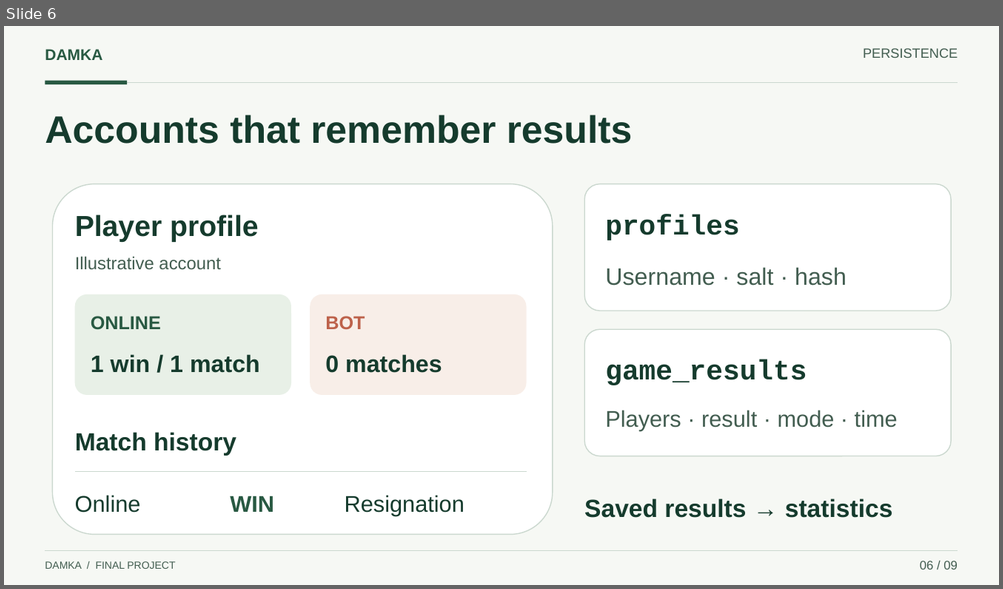
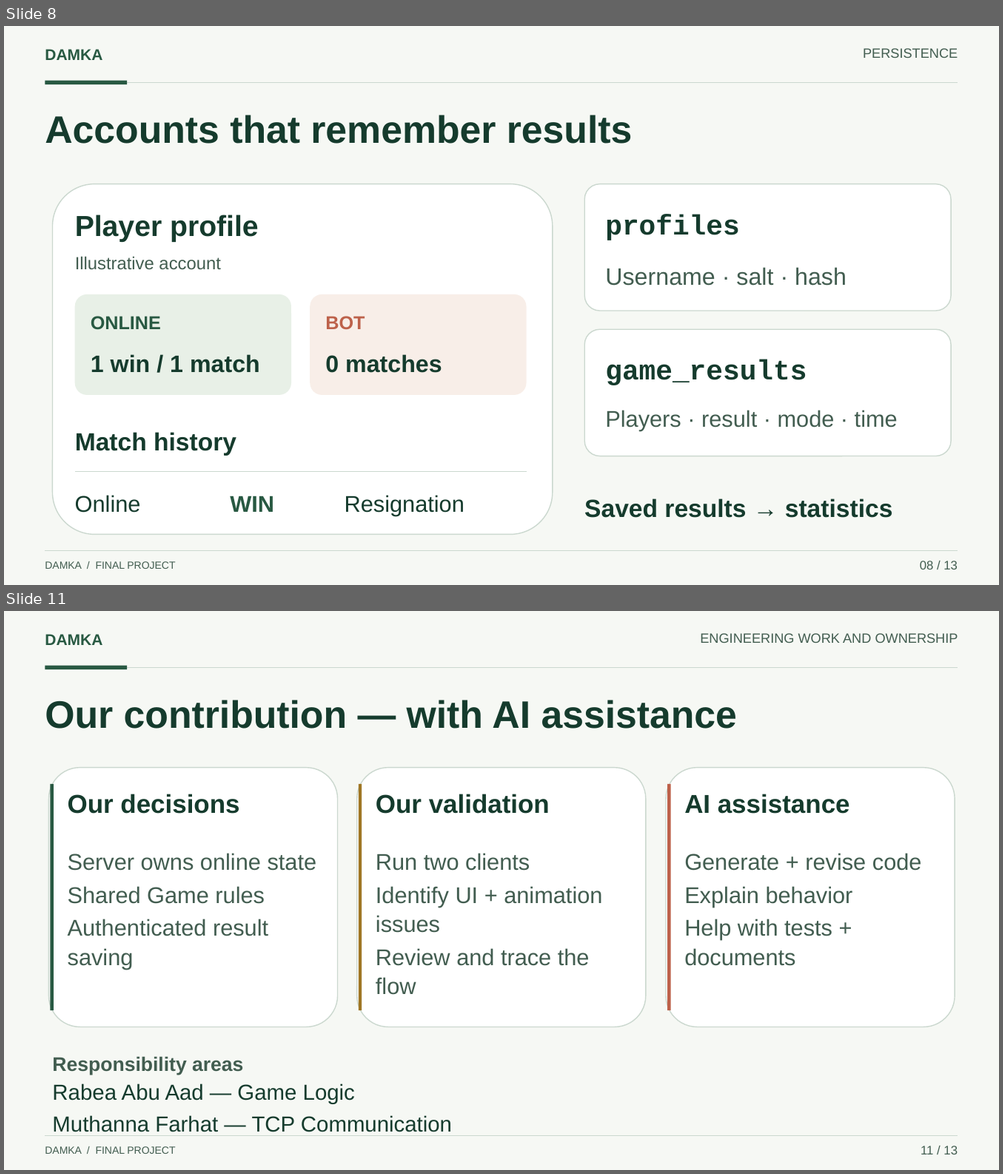
Before and after one commit to MuthannaFrhat/damka-game, a slide deck: docs/presentation/Damka_Presentation.pptx. Shown one above the other, each under a label of ours: slide 6 before the commit, slides 8 and 11 after it; the slides between them are not shown. The pictures are 1003x589 and 1003x1174 pixels, drawn with LibreOffice and Linux fonts; fonts in the diff are those of the drawing. Boxes give left, top, right and bottom in pixels: in the first picture for what was removed or moved away, otherwise in the second. Text is boxed around its words. In the diff, an @@ line names an element or a change of style, - is before the commit and + after.

Commit message:
Add technical architecture, challenges and contribution slides

```diff
--- a/docs/presentation/Damka_Presentation.pptx
+++ b/docs/presentation/Damka_Presentation.pptx
@@ slide 11 added at (4,611,999,1170), background #F6F8F4 @@
@@ text added at (45,634,102,645), 15 pt, text #285942, bold @@
+DAMKA
@@ text added at (700,633,958,643), 13 pt, text #425D50 @@
+ENGINEERING WORK AND OWNERSHIP
@@ line added from (45, 668) to (958, 668), #CBD8CF 1 pt @@
@@ rectangle added at (45,666,127,670), fill #285942 @@
@@ text added at (45,700,737,729), 37 pt, text #153B2D, bold @@
+Our contribution — with AI assistance
@@ rounded rectangle added at (48,768,338,1028), fill #FFFFFF, outline #CBD8CF 1 pt @@
@@ rectangle added at (51,784,54,1011), fill #285942 @@
@@ rounded rectangle added at (357,768,646,1028), fill #FFFFFF, outline #CBD8CF 1 pt @@
@@ rectangle added at (358,784,361,1011), fill #9F7624 @@
@@ rounded rectangle added at (666,768,955,1028), fill #FFFFFF, outline #CBD8CF 1 pt @@
@@ rectangle added at (667,784,670,1011), fill #BD614A @@
@@ text added at (68,794,239,814), 25 pt, text #153B2D, bold @@
+Our decisions
@@ text added at (375,794,549,814), 25 pt, text #153B2D, bold @@
+Our validation
@@ text added at (684,794,850,814), 25 pt, text #153B2D, bold @@
+AI assistance
@@ text added at (68,853,317,969), 22 pt, text #425D50 @@
+Server owns online state
+Shared Game rules
+Authenticated result saving
@@ text added at (375,853,602,995), 22 pt, text #425D50 @@
+Run two clients
+Identify UI + animation issues
+Review and trace the flow
@@ text added at (684,853,922,966), 22 pt, text #425D50 @@
+Generate + revise code
+Explain behavior
+Help with tests + documents
@@ text added at (52,1056,243,1075), 19 pt, text #425D50, bold @@
+Responsibility areas
@@ text added at (52,1084,452,1136), 21 pt, text #153B2D @@
+Rabea Abu Aad — Game Logic
+Muthanna Farhat — TCP Communication
@@ line added from (45, 1136) to (958, 1136), #CBD8CF 0.8 pt @@
@@ text added at (45,1147,175,1154), 10 pt, text #425D50 @@
+DAMKA / FINAL PROJECT
@@ text added at (920,1146,957,1155), 12 pt, text #425D50 @@
+11 / 13
@@ what was slide 6 is now slide 8 @@
@@ slide 8 changed as well @@
@@ text at (919,561,957,570): text changed @@
-06 / 09
+08 / 13
```
Also in this commit, not shown: 7 other slides changed, 4 other slides added, 1 slide removed, 4 other files.
